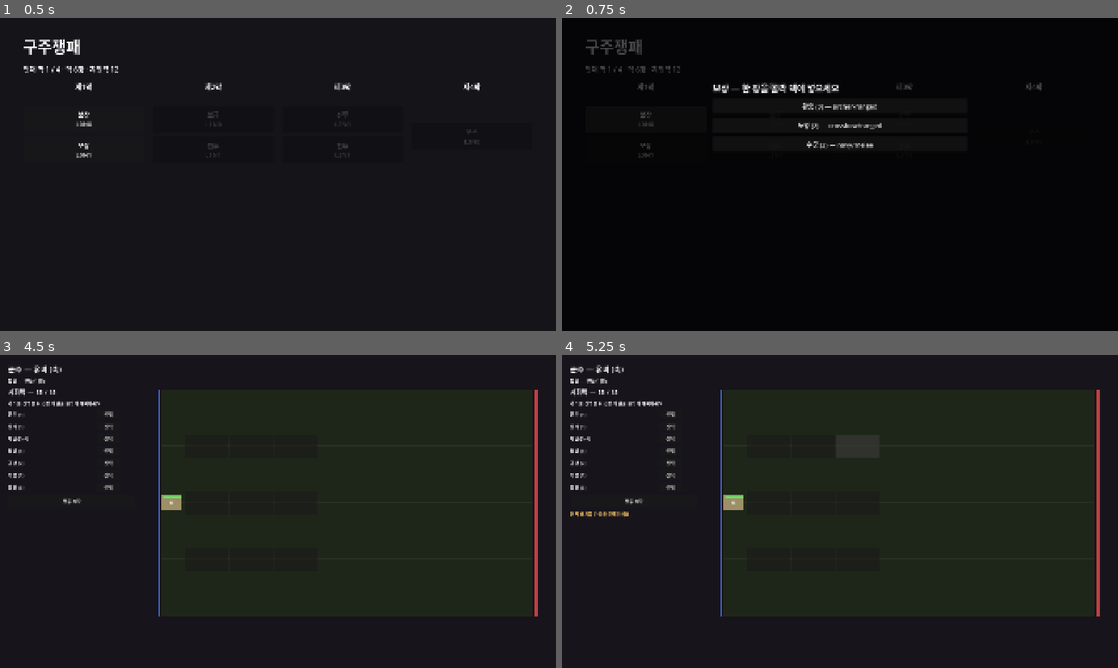
Above: before the commit, frames 1-4 (two rows, left to right).
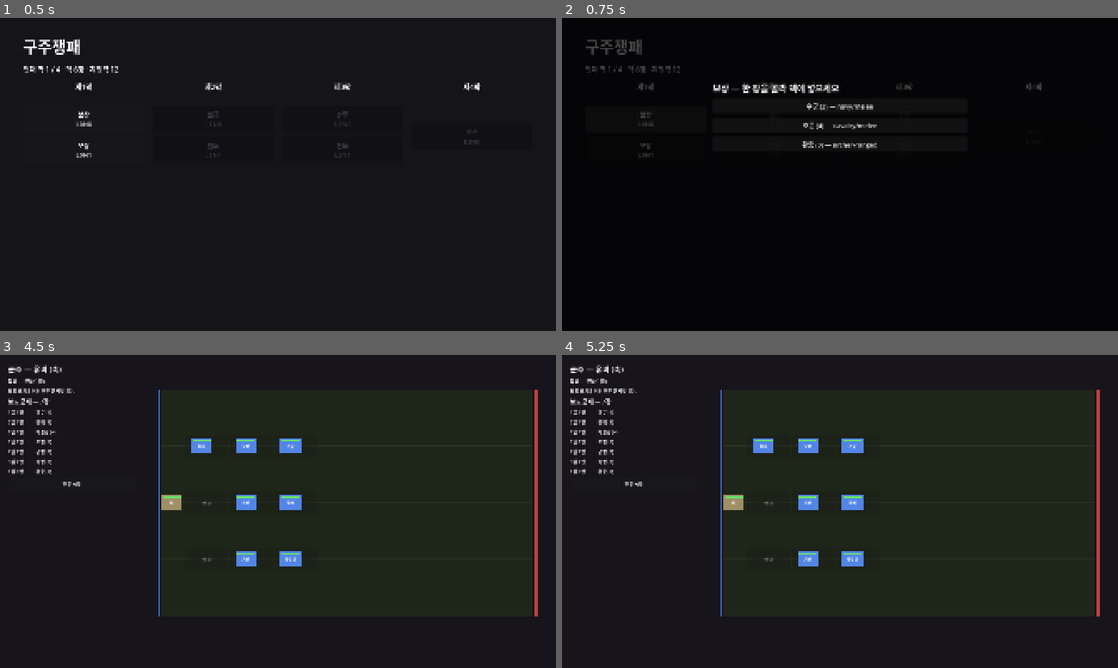
Above: after the commit, the same moments.

Repository: sgeniusk/guju-jaengpae
Game: Godot game, scene res://scenes/screens/run_map.tscn
Two runs of this game, one before a commit and one after it. Both use one fixed random seed, a clock stepped at 60 frames per second and the inputs below.
Inputs (mouse positions are in pixels of both pictures, inside the frame that each line leads up to):
- Up to frame 1 (0.5 s): no input
- Up to frame 2 (0.75 s): click "보상 L0N0" at 0.5 s
- Up to frame 3 (4.5 s): click "황충 (3) — archer/ranged" at 1.25 s; click "보급 L1N0" at 2 s; click "전투 L1N1" at 2.75 s; click "보급 받기" at 3.5 s; click "전투 L2N0" at 4.25 s
- Up to frame 4 (5.25 s): click (856, 445) at 5.02 s

Frame 1 is identical in both runs. In frame 2, 0.5% of the frame differs, in the area x 42-58%, y 27-42%; in frame 3, 2.5%; in frame 4, 2.6%, in the area x 1-55%, y 10-68%.

Commit message:
feat: 보드 기반 전투 — 영속 보드에서 군세 스폰 (feat-015b)
전투가 RunManager.get_board()의 영속 보드에서 군세를 스폰(per-battle 배치 단계 제거). CardCatalog.build_board_army(보드 블록→유닛, position_for_tile 위치·controllable·target_rule 운반) + RunManager.get_board(복사 반환). battle.gd 보드 군세 요약 + 타일 읽기전용 + 보드 스폰, 보상은 브리지(add_card→보드) 유지. 영웅 조작·성·스킬·파도 그대로.

검증 — test_board_army 78단언(타일 위치·무효 블록 스킵·get_board 복사 불변), ./init.sh 619단언 green(보드 군세 부팅 스모크 OK). 편집장 독립 재검증 + 스코프 클린.

Co-Authored-By: Claude Opus 4.8 (1M context) <noreply@anthropic.com>

Diff:
--- a/feature_list.json
+++ b/feature_list.json
@@ -139,12 +139,12 @@
     },
     {
       "id": "feat-015b",
-      "name": "보드 기반 전투 + 배치/손패 UI",
-      "description": "전투를 영속 보드 배치에서 스폰(per-battle deploy 제거). 보드·손패 관리 화면(카드를 블록에 배치). feat-015 모델 위.",
+      "name": "보드 기반 전투 (battle from board)",
+      "description": "전투를 영속 보드 배치에서 스폰(per-battle deploy 제거). battle.gd 보드 스폰 + 배치 단계 제거, CardCatalog.build_board_army, RunManager.get_board. 손패 수동배치·드래프트·우물·상점은 015c. 스펙 docs/specs/feat-015b.md.",
       "dependencies": ["feat-015"],
-      "status": "not-started",
+      "status": "done",
       "owner": "Codex",
-      "evidence": ""
+      "evidence": "CardCatalog.build_board_army + RunManager.get_board + battle.gd 보드 스폰/읽기 전용 타일 전환. test_board_army 78단언, ./init.sh 전체 green(619단언, run_map/battle 부팅 OK)."
     },
     {
       "id": "feat-015c",
--- a/scripts/autoloads/run_manager.gd
+++ b/scripts/autoloads/run_manager.gd
@@ -11,6 +11,9 @@
 
 func get_deck() -> Array[StringName]:
 	return state.board_card_ids()
+
+func get_board() -> Dictionary:
+	return state.board.duplicate()
 
 func add_card(id: StringName) -> void:
 	state.add_card(id)
--- a/scripts/battle/battle.gd
+++ b/scripts/battle/battle.gd
@@ -1,11 +1,10 @@
-# 전투 화면 — 군주의 덱을 3×3 시작 진형에 배치하고 "전투 시작"을 누르면 2D 오픈필드 오토배틀이 진행된다.
-# 순수 전투 로직은 BattleSim에 있다. 이 스크립트는 입력·배치 UI·유닛 시각화만 담당한다.
+# 전투 화면 — 영속 보드 배치에서 군세를 스폰하고 "전투 시작"을 누르면 2D 오픈필드 오토배틀이 진행된다.
+# 순수 전투 로직은 BattleSim에 있다. 이 스크립트는 입력·보드 표시·유닛 시각화만 담당한다.
 extends Control
 
 enum Phase { DEPLOY, BATTLE, DONE }
 
 const LORD_ID := &"lord_liubei"
-const START_POINTS := 12
 
 const FIELD_LEFT := 560.0
 const FIELD_RIGHT := 1840.0
@@ -20,18 +19,13 @@
 var _phase: int = Phase.DEPLOY
 var _sim := BattleSim.new()
 var _lord: LordData
-var _points: int = START_POINTS
-var _max_points: int = START_POINTS
 var _vis: Dictionary = {}            # BattleUnit -> { root: Control, hp: ColorRect }
 var _tile_buttons: Dictionary = {}   # "col:row" -> Button
-var _occupied_tiles: Dictionary = {} # "col:row" -> BattleUnit
-var _selected_card_id: StringName = &""
 var _node_completed := false
 var _command_hold_active := false
 var _commanded_target: BattleUnit = null
 
 var _units_layer: Control
-var _points_label: Label
 var _wave_label: Label
 var _hint_label: Label
 var _start_button: Button
@@ -41,10 +35,9 @@
 func _ready() -> void:
 	_lord = CardLibrary.get_lord(LORD_ID)
 	RunManager.ensure_started(LORD_ID)
-	_max_points = RunManager.get_command_points()
-	_points = _max_points
 	_build_field()
 	_ensure_castle()
+	_spawn_board_army()
 	_build_panel()
 	if _lord == null:
 		_hint_label.text = "오류 — 군주(%s)를 불러오지 못했습니다." % LORD_ID
@@ -109,9 +102,11 @@
 			var tile := Button.new()
 			tile.position = _tile_position(col, row)
 			tile.size = Vector2(TILE_W, TILE_H)
-			tile.text = ""
+			tile.text = "빈 칸"
+			tile.disabled = true
+			tile.focus_mode = Control.FOCUS_NONE
+			tile.mouse_filter = Control.MOUSE_FILTER_IGNORE
 			tile.add_theme_font_size_override("font_size", 15)
-			tile.pressed.connect(_on_tile_pressed.bind(col, row))
 			add_child(tile)
 			_tile_buttons[_tile_key(col, row)] = tile
 	_units_layer = Control.new()
@@ -146,11 +141,6 @@
 		trait_label.autowrap_mode = TextServer.AUTOWRAP_WORD_SMART
 		panel.add_child(trait_label)
 
-	_points_label = Label.new()
-	_points_label.add_theme_font_size_override("font_size", 22)
-	panel.add_child(_points_label)
-	_update_points()
-
 	_wave_label = Label.new()
 	_wave_label.add_theme_font_size_override("font_size", 22)
 	_wave_label.visible = false
@@ -158,13 +148,15 @@
 	_update_wave_label()
 
 	var guide := Label.new()
-	guide.text = "카드를 선택한 뒤 전장 타일을 클릭해 배치하세요."
+	guide.text = "보드 배치가 이번 전투 군세입니다."
 	guide.autowrap_mode = TextServer.AUTOWRAP_WORD_SMART
 	panel.add_child(guide)
 
-	# 덱 카드 행 (런 상태의 현재 덱 — 시작 덱 + 전리 보상)
-	for card_id in RunManager.get_deck():
-		panel.add_child(_make_card_row(card_id))
+	var board_head := Label.new()
+	board_head.text = "보드 군세 — %d장" % _board_unit_count()
+	board_head.add_theme_font_size_override("font_size", 20)
+	panel.add_child(board_head)
+	_add_board_summary(panel)
 
 	_start_button = Button.new()
 	_start_button.text = "전투 시작"
@@ -177,9 +169,26 @@
 	_hint_label.modulate = Color(1.0, 0.8, 0.4)
 	panel.add_child(_hint_label)
 
-func _make_card_row(card_id: StringName) -> Control:
+func _add_board_summary(panel: VBoxContainer) -> void:
+	var board := RunManager.get_board()
+	var any := false
+	for key in RunState.block_keys():
+		if not board.has(key):
+			continue
+		any = true
+		panel.add_child(_make_board_row(key, StringName(board[key])))
+	if not any:
+		var empty := Label.new()
+		empty.text = "보드 군세 없음"
+		panel.add_child(empty)
+
+func _make_board_row(block_key: String, card_id: StringName) -> Control:
 	var card := CardLibrary.get_card(card_id)
 	var row := HBoxContainer.new()
+	var slot_label := Label.new()
+	slot_label.text = _block_label(block_key)
+	slot_label.custom_minimum_size = Vector2(92.0, 0.0)
+	row.add_child(slot_label)
 	var name_label := Label.new()
 	if card != null:
 		name_label.text = "%s (%d)" % [card.display_name, card.cost]
@@ -187,60 +196,15 @@
 		name_label.text = String(card_id)
 	name_label.custom_minimum_size = Vector2(300.0, 0.0)
 	row.add_child(name_label)
-	var b := Button.new()
-	b.text = "선택"
-	b.custom_minimum_size = Vector2(84.0, 0.0)
-	b.pressed.connect(_on_card_selected.bind(card_id))
-	row.add_child(b)
 	return row
 
 # ── 입력 ────────────────────────────────────────────────────
-func _on_card_selected(card_id: StringName) -> void:
-	if _phase != Phase.DEPLOY:
-		return
-	var card := CardLibrary.get_card(card_id)
-	if card == null:
-		return
-	_selected_card_id = card_id
-	_hint_label.text = "%s 선택됨 — 빈 타일을 클릭하세요." % card.display_name
-
-func _on_tile_pressed(col: int, row: int) -> void:
-	if _phase != Phase.DEPLOY or _lord == null:
-		return
-	if _selected_card_id == &"":
-		_hint_label.text = "먼저 배치할 카드를 선택하세요."
-		return
-	var key := _tile_key(col, row)
-	if _occupied_tiles.has(key):
-		_hint_label.text = "이미 배치된 타일입니다."
-		return
-	var card_id := _selected_card_id
-	var card := CardLibrary.get_card(card_id)
-	if card == null:
-		return
-	if _points < card.cost:
-		_hint_label.text = "지휘력이 부족합니다 (필요 %d)." % card.cost
-		return
-	var start := BattleSim.position_for_tile(col, row)
-	var u := CardLibrary.build_player_unit(card_id, col, start.x, _lord)
-	if u == null:
-		return
-	u.row = row
-	u.set_position(start.x, start.y)
-	_sim.add_unit(u)
-	_spawn_visual(u)
-	_occupied_tiles[key] = u
-	_update_tile_label(col, row, u.display_name)
-	_points -= card.cost
-	_update_points()
-	_hint_label.text = "%s → 시작 진형 %d열 %d행 배치" % [card.display_name, col + 1, row + 1]
-
 func _on_start_pressed() -> void:
 	if _phase != Phase.DEPLOY:
 		return
 	_ensure_castle()
-	if _sim.player_units.is_empty():
-		_hint_label.text = "최소 한 유닛을 배치해야 합니다."
+	if _board_unit_count() <= 0:
+		_hint_label.text = "보드 군세가 비어 있습니다."
 		return
 	_sim.set_waves(WaveFactory.waves_for_node(RunManager.active_node_type()))
 	_phase = Phase.BATTLE
@@ -336,6 +300,14 @@
 	units.append_array(_sim.enemy_units)
 	return units
 
+func _spawn_board_army() -> void:
+	var board := RunManager.get_board()
+	var army := CardLibrary.catalog.build_board_army(board, _lord)
+	for unit in army:
+		_sim.add_unit(unit)
+		_spawn_visual(unit)
+		_update_tile_label(unit.lane, unit.row, unit.display_name)
+
 func _ensure_castle() -> void:
 	var castle := _sim.add_castle()
 	if not _vis.has(castle):
@@ -471,7 +443,7 @@
 		_add_map_or_conquest_button(box)
 		return
 	var head := Label.new()
-	head.text = "전리품 — 한 장을 골라 덱에 넣으세요"
+	head.text = "전리품 — 한 장을 골라 군세에 넣으세요"
 	head.add_theme_font_size_override("font_size", 24)
 	box.add_child(head)
 	for id in candidates:
@@ -483,7 +455,7 @@
 	var card := CardLibrary.get_card(id)
 	var got_name := card.display_name if card != null else String(id)
 	EventBus.card_rewarded.emit(id)
-	_hint_label.text = "획득 — %s! 덱에 편입되었습니다." % got_name
+	_hint_label.text = "획득 — %s! 군세에 편입되었습니다." % got_name
 	_complete_node_once()
 	var box := _new_overlay_box()
 	var got := Label.new()
@@ -501,7 +473,7 @@
 		box.add_child(done)
 		box.add_child(_make_button("새 런", _restart_run))
 	else:
-		box.add_child(_make_button("지도로 (덱 %d장)" % RunManager.get_deck().size(), _go_to_run_map))
+		box.add_child(_make_button("지도로 (보드 %d장)" % RunManager.get_deck().size(), _go_to_run_map))
 
 func _complete_node_once() -> void:
 	if _node_completed:
@@ -540,5 +512,15 @@
 		return "%s/%s" % [card.troop_type, card.attack_range]
 	return card.card_type
 
-func _update_points() -> void:
-	_points_label.text = "지휘력 — %d / %d" % [_points, _max_points]
+func _board_unit_count() -> int:
+	var count := 0
+	for u in _sim.player_units:
+		if u != null and not u.is_castle:
+			count += 1
+	return count
+
+func _block_label(block_key: String) -> String:
+	var parts := block_key.split(":")
+	if parts.size() != 2:
+		return block_key
+	return "%d열 %d행" % [int(parts[0]) + 1, int(parts[1]) + 1]
--- a/scripts/resources/card_catalog.gd
+++ b/scripts/resources/card_catalog.gd
@@ -55,3 +55,20 @@
 	if lord != null and lord.trait_id == &"trait_rende" and card.card_type == "troop":
 		hp_mult = 1.15
 	return BattleUnit.from_card(card, BattleUnit.Team.PLAYER, lane, x, hp_mult)
+
+# 영속 보드 블록을 전투 시작 위치의 아군 군세로 변환한다.
+func build_board_army(board: Dictionary, lord: LordData) -> Array[BattleUnit]:
+	var army: Array[BattleUnit] = []
+	for row in BattleSim.ROW_COUNT:
+		for col in BattleSim.COL_COUNT:
+			var key := "%d:%d" % [col, row]
+			if not board.has(key):
+				continue
+			var start := BattleSim.position_for_tile(col, row)
+			var unit := build_player_unit(StringName(board[key]), col, start.x, lord)
+			if unit == null:
+				continue
+			unit.row = row
+			unit.set_position(start.x, start.y)
+			army.append(unit)
+	return army
--- /dev/null
+++ b/test/test_board_army.gd
@@ -0,0 +1,88 @@
+# 보드 상태에서 전투 시작 군세를 만드는 순수 헬퍼와 RunManager 보드 브리지를 검증한다.
+extends TestCase
+
+var cat: CardCatalog
+var lord: LordData
+
+func before_each() -> void:
+	cat = CardCatalog.new()
+	cat.load_all()
+	lord = cat.get_lord(&"lord_liubei")
+
+func test_build_board_army_places_units_at_board_tile_positions() -> void:
+	if not _require_build_board_army():
+		return
+	var board := {
+		"0:0": &"general_guanyu",
+		"1:2": &"troop_archer",
+	}
+	var army: Array = cat.call("build_board_army", board, lord)
+	eq(army.size(), 2, "유효한 보드 카드 2장은 유닛 2개")
+	if army.size() != 2:
+		return
+	var guanyu: BattleUnit = army[0]
+	var archer: BattleUnit = army[1]
+	_assert_unit_at_tile(guanyu, &"general_guanyu", 0, 0)
+	_assert_unit_at_tile(archer, &"troop_archer", 1, 2)
+	truthy(guanyu.controllable, "장수 카드는 영웅 조작 가능")
+	falsy(archer.controllable, "병종 카드는 영웅 조작 불가")
+	eq(guanyu.target_rule, cat.get_card(&"general_guanyu").target_rule, "장수 target_rule 운반")
+	eq(archer.target_rule, cat.get_card(&"troop_archer").target_rule, "병종 target_rule 운반")
+
+func test_build_board_army_skips_empty_invalid_and_unknown_blocks() -> void:
+	if not _require_build_board_army():
+		return
+	eq(cat.call("build_board_army", {}, lord), [], "빈 보드는 빈 군세")
+	var board := {
+		"bad": &"general_guanyu",
+		"3:0": &"troop_archer",
+		"1:x": &"troop_cavalry",
+		"2:1": &"missing_card",
+		"0:1": &"troop_infantry",
+	}
+	var army: Array = cat.call("build_board_army", board, lord)
+	eq(army.size(), 1, "잘못된 블록키와 없는 카드는 스킵")
+	if army.size() == 1:
+		_assert_unit_at_tile(army[0], &"troop_infantry", 0, 1)
+
+func test_start_run_board_builds_lord_starting_army() -> void:
+	if not _require_build_board_army():
+		return
+	var run := RunState.new()
+	run.start_run(lord, cat)
+	var army: Array = cat.call("build_board_army", run.board, lord)
+	var deck := cat.get_lord_deck(lord)
+	eq(army.size(), deck.size(), "시작 보드 6장은 시작 군세 6유닛")
+	for idx in mini(army.size(), deck.size()):
+		var key: String = RunState.block_keys()[idx]
+		var parts := key.split(":")
+		_assert_unit_at_tile(army[idx], deck[idx], int(parts[0]), int(parts[1]))
+
+func test_run_manager_get_board_returns_copy_of_current_board() -> void:
+	CardLibrary.catalog.load_all()
+	RunManager.reset_run()
+	RunManager.ensure_started(&"lord_liubei")
+	truthy(RunManager.has_method("get_board"), "RunManager.get_board 존재")
+	if not RunManager.has_method("get_board"):
+		return
+	var board: Dictionary = RunManager.call("get_board")
+	eq(board.size(), 6, "시작 런 보드 6칸")
+	eq(board, RunManager.state.board, "get_board는 현재 보드 내용 반환")
+	board["0:0"] = &"mutated_card"
+	ne(RunManager.state.board.get("0:0"), &"mutated_card", "반환 보드 수정은 런 상태를 바꾸지 않음")
+
+func _require_build_board_army() -> bool:
+	truthy(cat.has_method("build_board_army"), "CardCatalog.build_board_army 존재")
+	return cat.has_method("build_board_army")
+
+func _assert_unit_at_tile(unit: BattleUnit, card_id: StringName, col: int, row: int) -> void:
+	var expected := BattleSim.position_for_tile(col, row)
+	not_null(unit, "%s 유닛 생성" % card_id)
+	if unit == null:
+		return
+	eq(unit.card_id, card_id, "card_id 운반")
+	eq(unit.team, BattleUnit.Team.PLAYER, "아군 유닛")
+	eq(unit.lane, col, "lane 필드는 보드 col")
+	eq(unit.row, row, "row 필드는 보드 row")
+	almost(unit.px, expected.x, 0.001, "position_for_tile x")
+	almost(unit.py, expected.y, 0.001, "position_for_tile y")
Not shown, added: test/test_board_army.gd.uid
Not shown, added: docs/specs/feat-015b.md
Not shown, changed: progress.md
